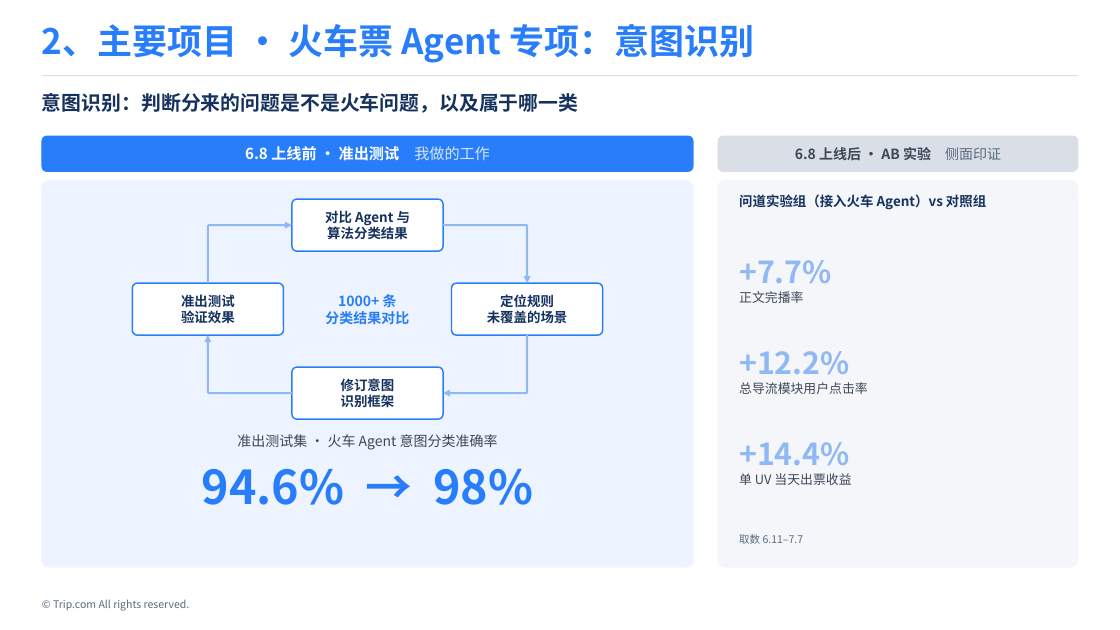
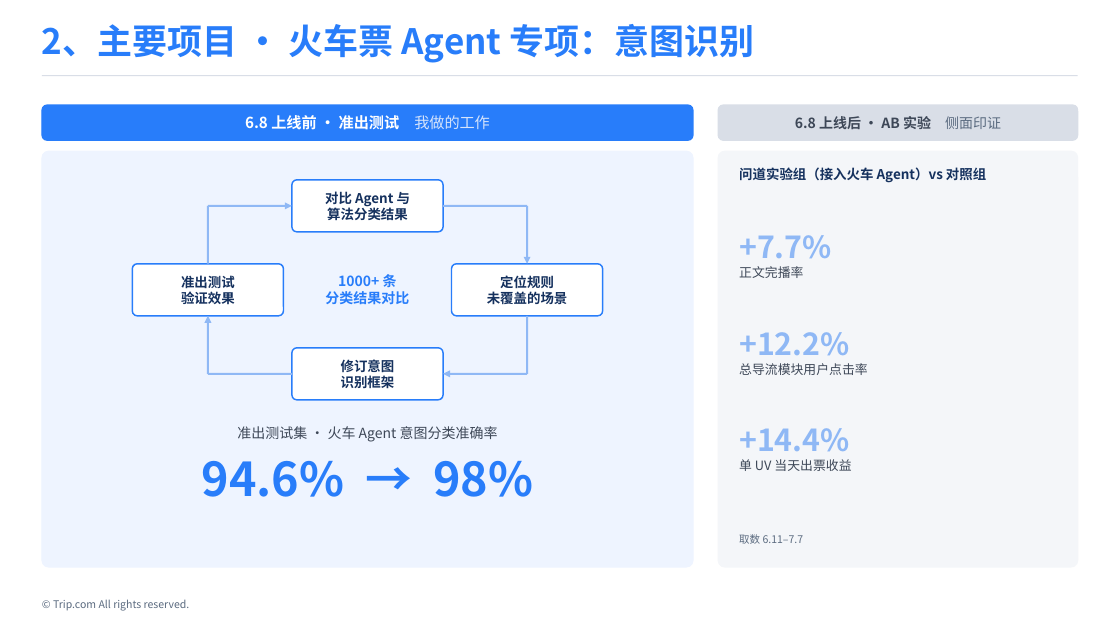
Before and after one commit to Wennie006/AI-myself, a slide deck: slide 5 of 留用答辩_v4.pptx. Drawn at 1120x630 pixels with LibreOffice and Linux fonts; fonts in the diff are those of the drawing. Boxes give left, top, right and bottom in pixels: in the first picture for what was removed or moved away, otherwise in the second. Text is boxed around its words. In the diff, an @@ line names an element or a change of style, - is before the commit and + after.

```diff
--- a/留用答辩_v4.pptx
+++ b/留用答辩_v4.pptx
@@ text removed at <box>42,93,578,113</box> @@
-意图识别：判断分来的问题是不是火车问题，以及属于哪一类
@@ 2 texts, 2 rounded rectangles: place and size @@
-2 texts, 2 rounded rectangles at <box>42,136,1078,171</box>
+2 texts, 2 rounded rectangles at <box>42,105,1078,140</box>
@@ rounded rectangle: place and size @@
-rounded rectangle at <box>42,181,693,567</box>
+rounded rectangle at <box>42,151,693,567</box>
@@ rounded rectangle at <box>42,151,693,567</box>: proportions changed @@
@@ rounded rectangle: place and size @@
-rounded rectangle at <box>718,181,1078,567</box>
+rounded rectangle at <box>718,151,1078,567</box>
@@ text "问道实验组（接入火车 Agent）vs 对照组": place and size @@
-text "问道实验组（接入火车 Agent）vs 对照组" at <box>739,194,986,210</box>
+text "问道实验组（接入火车 Agent）vs 对照组" at <box>739,167,986,183</box>
@@ text "+7.7%": place and size @@
-text "+7.7%" at <box>739,260,832,303</box>
+text "+7.7%" at <box>739,235,832,278</box>
@@ 6 texts, 4 arrows, 4 lines, 4 rounded rectangles: place and size @@
-6 texts, 4 arrows, 4 lines, 4 rounded rectangles at <box>132,199,868,419</box>
+6 texts, 4 arrows, 4 lines, 4 rounded rectangles at <box>132,180,868,400</box>
@@ text "+14.4%": place and size @@
-text "+14.4%" at <box>739,442,851,485</box>
+text "+14.4%" at <box>739,428,851,471</box>
@@ text "准出测试集 · 火车 Agent 意图分类准确率": place and size @@
-text "准出测试集 · 火车 Agent 意图分类准确率" at <box>237,434,498,450</box>
+text "准出测试集 · 火车 Agent 意图分类准确率" at <box>237,426,498,442</box>
@@ text "94.6% → 98%": place and size @@
-text "94.6% → 98%" at <box>202,469,533,505</box>
+text "94.6% → 98%" at <box>202,461,533,497</box>
```
